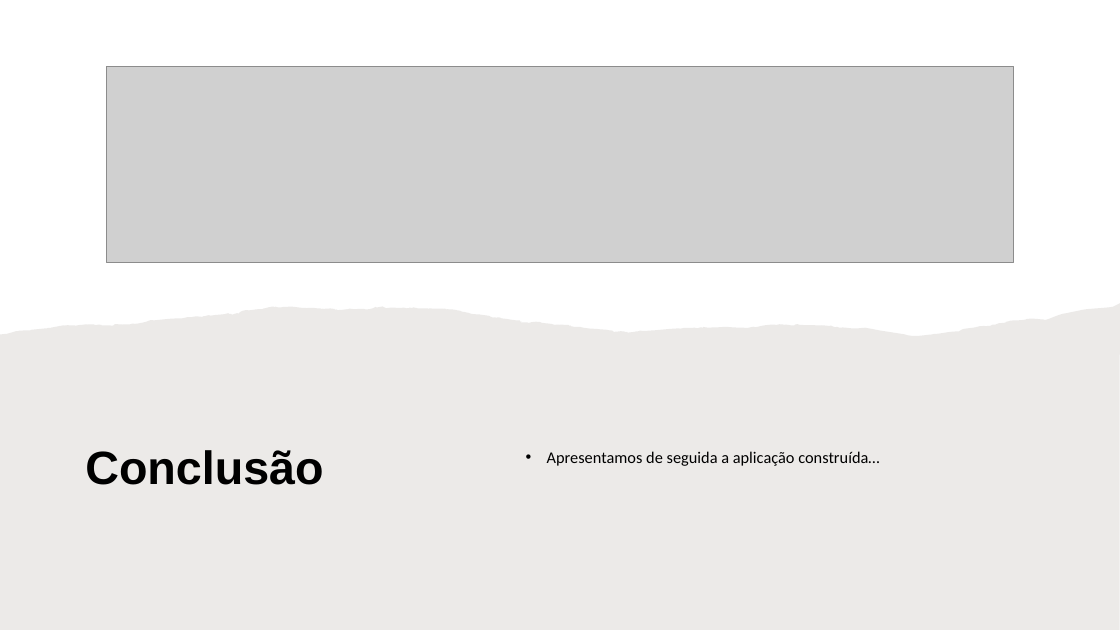
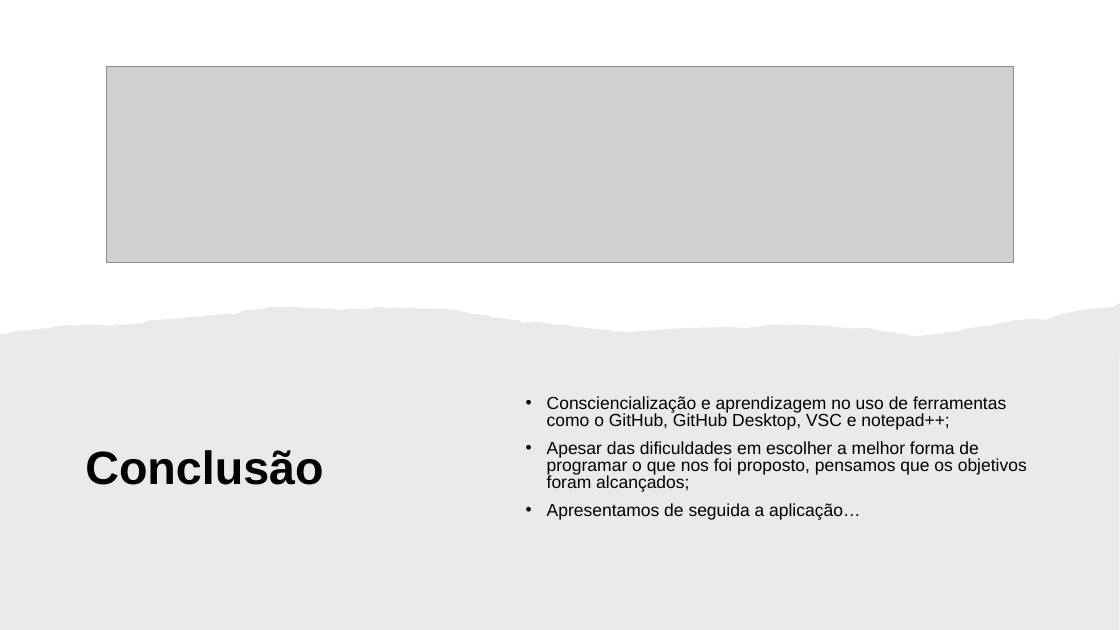
Before and after one commit to iptomar/PI2023, a slide deck: slide 8 of SEND_ALGORITHM/Apresentação Final.pptx. Drawn at 1120x630 pixels with LibreOffice and Linux fonts; fonts in the diff are those of the drawing; grey boxes stand for pictures. Boxes give left, top, right and bottom in pixels: in the first picture for what was removed or moved away, otherwise in the second. Text is boxed around its words. In the diff, an @@ line names an element or a change of style, - is before the commit and + after.

```diff
--- a/SEND_ALGORITHM/Apresentação Final.pptx
+++ b/SEND_ALGORITHM/Apresentação Final.pptx
@@ text at (x1=547, y1=396, x2=1027, y2=520): text changed; size 14 to 15 pt; font Calibri to Arial @@
-• Apresentamos de seguida a aplicação construída…
+• Consciencialização e aprendizagem no uso de ferramentas como o GitHub, GitHub Desktop, VSC e notepad++;
+• Apesar das dificuldades em escolher a melhor forma de programar o que nos foi proposto, pensamos que os objetivos foram alcançados;
+• Apresentamos de seguida a aplicação…
```
Also in this commit, not shown: 1 other slide changed.
